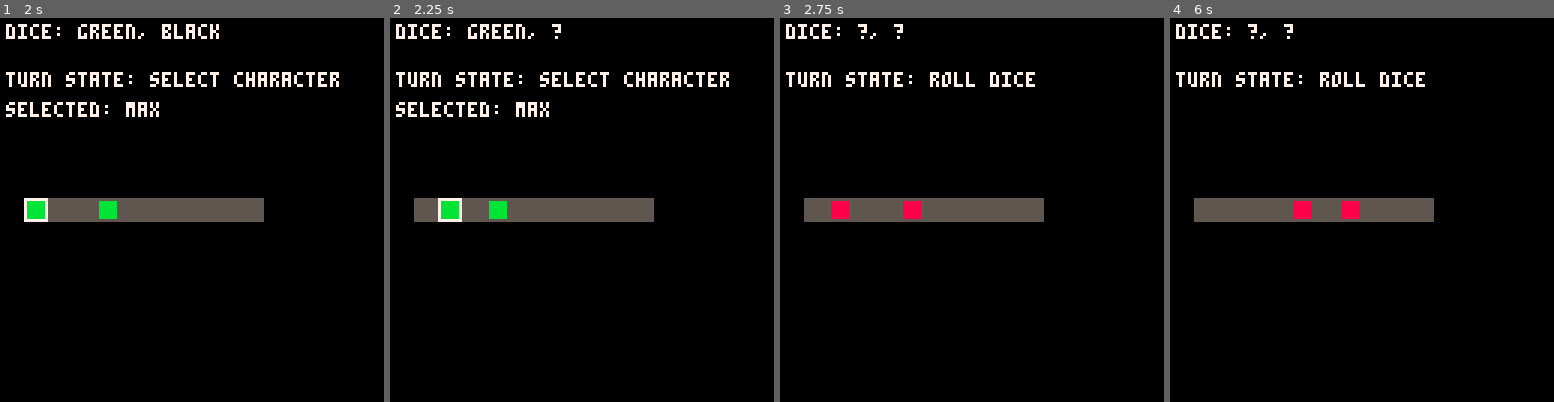
Above: before the commit, frames 1-4 (left to right).
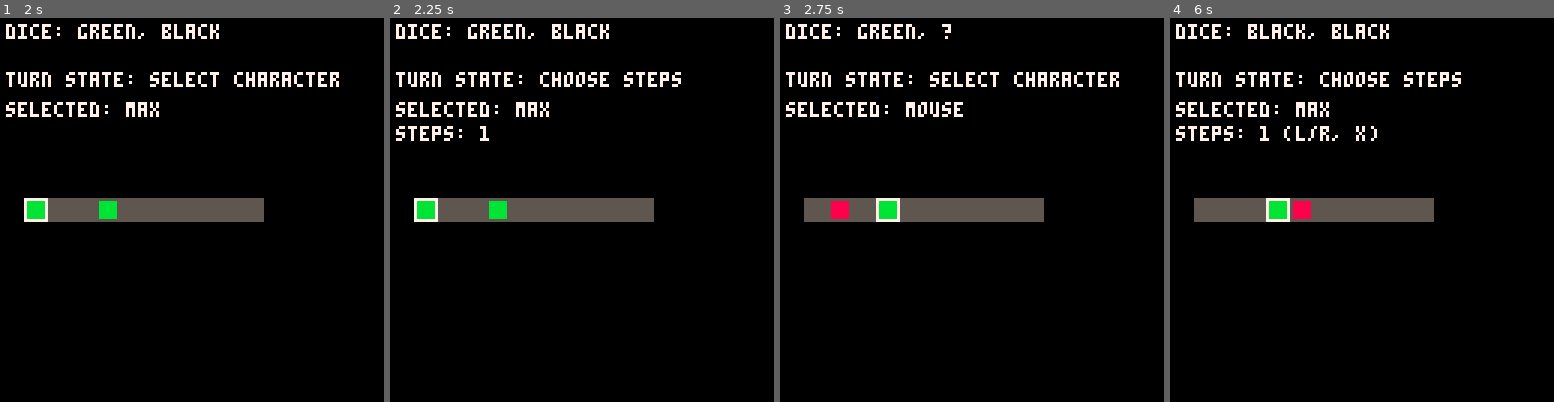
Above: after the commit, the same moments.

Repository: marijnio/pico-max-port
Game: PICO-8 cartridge max.p8
The game is run twice, just before and just after one commit, with the same random seed, the same clock (stepped at 60 frames per second) and the same inputs.
Inputs:
- Up to frame 1 (2 s): tap X (X key) at 0.33, 1.07, 1.85 s; tap O (Z key) at 0.7, 1.7 s; hold Right from 1.6 s (still down)
- Up to frame 2 (2.25 s): release Right at 2.1 s; tap O (Z key) at 2.1 s
- Up to frame 3 (2.75 s): hold Right from 2.47 s (still down); tap O (Z key) at 2.5 s
- Up to frame 4 (6 s): tap O (Z key) every 0.4 s from 2.9 to 5.7 s; tap X (X key) at 2.97, 4.08, 5.2 s; release Right at 3.03 s; hold Left 3.08-3.58 s; hold Right 4.02-4.68 s; hold Left 5.08-5.68 s

Frame 1 is identical in both runs. In frame 2, 2.0% of the frame differs, in the area x 1-89%, y 1-54%; in frame 3, 2.4%; in frame 4, 3.0%, in the area x 1-76%, y 1-54%.

Commit message:
Lets players choose the amount of steps after a critter is selected

Diff:
--- a/game.lua
+++ b/game.lua
@@ -115,6 +115,7 @@
 
   -- choose character if it can move
   if btnp(4) and can_char_move(selected) then -- ❎
+    steps_to_move = 1
     game.turn_state = TURN_CHOOSE_STEPS
   end
 end
@@ -149,21 +150,54 @@
 end
 
 function update_choose_steps()
-  -- TO BE IMPLEMENTED IF MULTI-STEP MOVEMENT IS ALLOWED
-  steps_to_move = 1 -- for now, just move 1 step
-  game.turn_state = TURN_MOVE_CHAR
+  local selected = get_selected_char()
+  if selected == nil then
+    game.turn_state = TURN_SELECT_CHAR
+    return
+  end
+
+  local die_color = selected.is_critter and "green" or "black"
+  local max_steps = min(2, dice_left(die_color))
+
+  if max_steps <= 0 then
+    game.turn_state = TURN_SELECT_CHAR
+    return
+  end
+
+  if steps_to_move < 1 then steps_to_move = 1 end
+  if steps_to_move > max_steps then steps_to_move = max_steps end
+
+  -- toggle between 1 and 2 only when both are available
+  if max_steps >= 2 and (btnp(0) or btnp(1)) then
+    if steps_to_move == 1 then
+      steps_to_move = 2
+    else
+      steps_to_move = 1
+    end
+  end
+
+  if btnp(5) then -- 🅾️ back
+    game.turn_state = TURN_SELECT_CHAR
+    return
+  end
+
+  if btnp(4) then -- ❎ confirm
+    game.turn_state = TURN_MOVE_CHAR
+  end
 end
 
 function move_character(index, steps)
   local c = game.chars[index]
-  printh("moving "..c.name.." by "..steps.." steps")
-  c.pos += steps
-
-  -- spend one matching die when this character moves
-  if c.is_critter then
-    spend_die("green")
-  else
-    spend_die("black")
+  local die_color = c.is_critter and "green" or "black"
+  local move_steps = min(steps, dice_left(die_color))
+  if move_steps <= 0 then return end
+
+  printh("moving "..c.name.." by "..move_steps.." steps")
+  c.pos += move_steps
+
+  -- spend one matching die per step moved
+  for i=1,move_steps do
+    spend_die(die_color)
   end
 end
 
@@ -307,4 +341,15 @@
   if selected_char then
       print("selected: "..selected_char.name, 2, 28, 7)
   end
-end
+
+  -- display steps to move if in the choose steps state
+  if game.turn_state == TURN_CHOOSE_STEPS and selected_char then
+      local die_color = selected_char.is_critter and "green" or "black"
+      local max_steps = min(2, dice_left(die_color))
+      if max_steps >= 2 then
+          print("steps: "..steps_to_move.." (l/r, x)", 2, 36, 7)
+      else
+          print("steps: 1", 2, 36, 7)
+      end
+  end
+end
--- a/output/game_out.lua
+++ b/output/game_out.lua
@@ -115,6 +115,7 @@
 
 
   if btnp(4) and can_char_move(selected) then
+    steps_to_move = 1
     game.turn_state = TURN_CHOOSE_STEPS
   end
 end
@@ -149,21 +150,54 @@
 end
 
 function update_choose_steps()
-
-  steps_to_move = 1
-  game.turn_state = TURN_MOVE_CHAR
+  local selected = get_selected_char()
+  if selected == nil then
+    game.turn_state = TURN_SELECT_CHAR
+    return
+  end
+
+  local die_color = selected.is_critter and "green" or "black"
+  local max_steps = min(2, dice_left(die_color))
+
+  if max_steps <= 0 then
+    game.turn_state = TURN_SELECT_CHAR
+    return
+  end
+
+  if steps_to_move < 1 then steps_to_move = 1 end
+  if steps_to_move > max_steps then steps_to_move = max_steps end
+
+
+  if max_steps >= 2 and (btnp(0) or btnp(1)) then
+    if steps_to_move == 1 then
+      steps_to_move = 2
+    else
+      steps_to_move = 1
+    end
+  end
+
+  if btnp(5) then
+    game.turn_state = TURN_SELECT_CHAR
+    return
+  end
+
+  if btnp(4) then
+    game.turn_state = TURN_MOVE_CHAR
+  end
 end
 
 function move_character(index, steps)
   local c = game.chars[index]
-  printh("moving "..c.name.." by "..steps.." steps")
-  c.pos += steps
-
-
-  if c.is_critter then
-    spend_die("green")
-  else
-    spend_die("black")
+  local die_color = c.is_critter and "green" or "black"
+  local move_steps = min(steps, dice_left(die_color))
+  if move_steps <= 0 then return end
+
+  printh("moving "..c.name.." by "..move_steps.." steps")
+  c.pos += move_steps
+
+
+  for i=1,move_steps do
+    spend_die(die_color)
   end
 end
 
@@ -307,4 +341,15 @@
   if selected_char then
       print("selected: "..selected_char.name, 2, 28, 7)
   end
-end
+
+
+  if game.turn_state == TURN_CHOOSE_STEPS and selected_char then
+      local die_color = selected_char.is_critter and "green" or "black"
+      local max_steps = min(2, dice_left(die_color))
+      if max_steps >= 2 then
+          print("steps: "..steps_to_move.." (l/r, x)", 2, 36, 7)
+      else
+          print("steps: 1", 2, 36, 7)
+      end
+  end
+end
